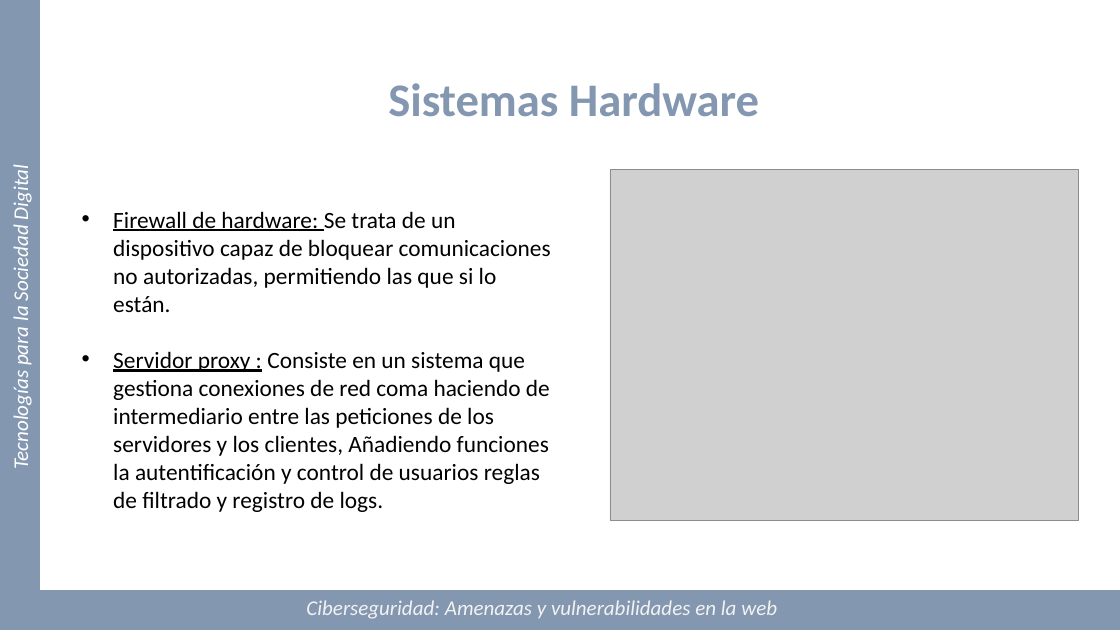
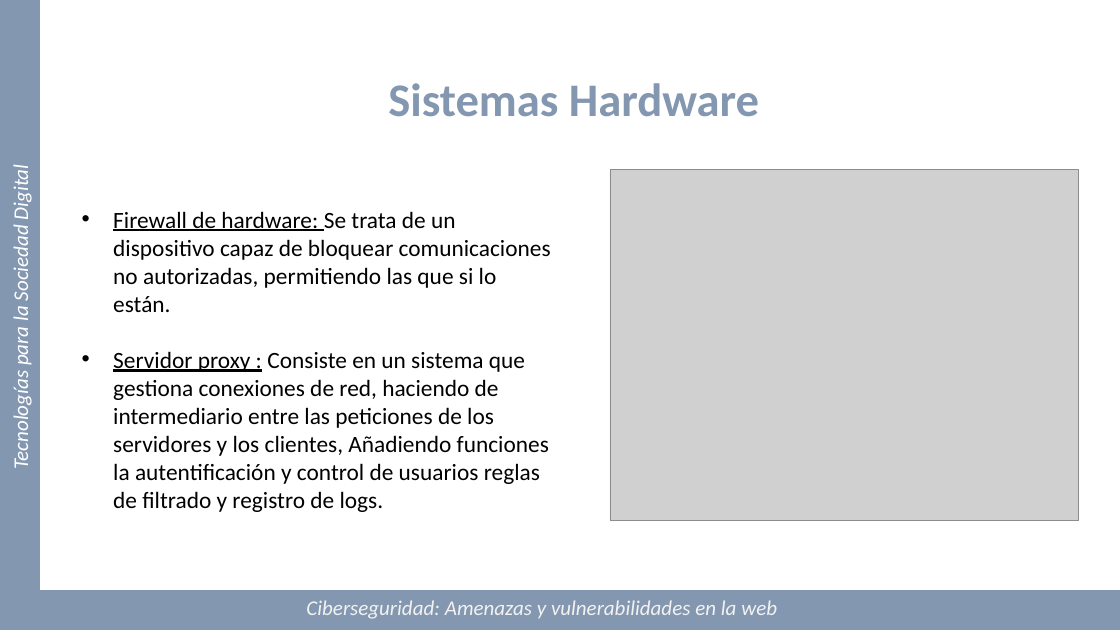
Before and after one commit to Marquez-David/TECNOLOGIAS-SOCIEDAD-DIGITAL, a slide deck: slide 28 of TF-E6/Presentacion/PresentaciónTFv5.pptx. Drawn at 1120x630 pixels with LibreOffice and Linux fonts; fonts in the diff are those of the drawing; grey boxes stand for pictures. Boxes give left, top, right and bottom in pixels: in the first picture for what was removed or moved away, otherwise in the second. Text is boxed around its words. In the diff, an @@ line names an element or a change of style, - is before the commit and + after.

```diff
--- a/TF-E6/Presentacion/PresentaciónTFv5.pptx
+++ b/TF-E6/Presentacion/PresentaciónTFv5.pptx
@@ text at (113,351,549,512): text changed @@
-• Servidor proxy : Consiste en un sistema que gestiona conexiones de red coma haciendo de intermediario entre las peticiones de los servidores y los clientes, Añadiendo funciones la autentificación y control de usuarios reglas de filtrado y registro de logs.
+• Servidor proxy : Consiste en un sistema que gestiona conexiones de red, haciendo de intermediario entre las peticiones de los servidores y los clientes, Añadiendo funciones la autentificación y control de usuarios reglas de filtrado y registro de logs.
```
Also in this commit, not shown: 1 other slide changed.
